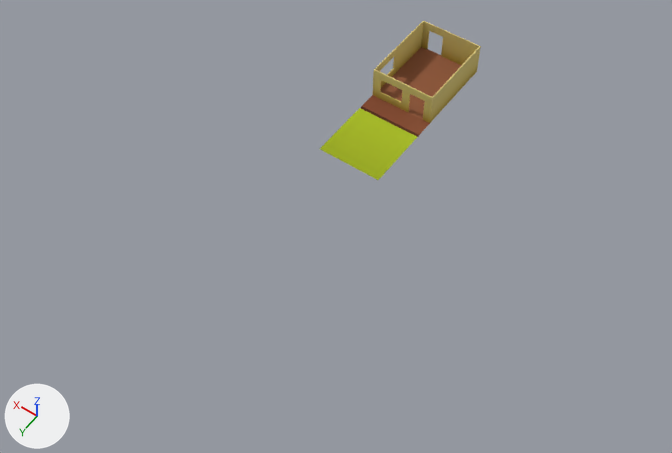
A saved change to the FBX model Assets/ASSETS/Mesh/SM_HouseEnvironment_01.fbx.
Rendered twice from a camera (50 mm lens) standing at (-26.4, 58.9, 58.0) and looking at (1.6, 19.7, -3.5). Lighting does not change. The marker at lower left points along +X, +Y and +Z. Where no turn or scale is listed for an object, it has been applied to the vertices. Vertices at the same position are counted once.

Names of what the first picture shows: 'SM_HouseEnvironment_01'.
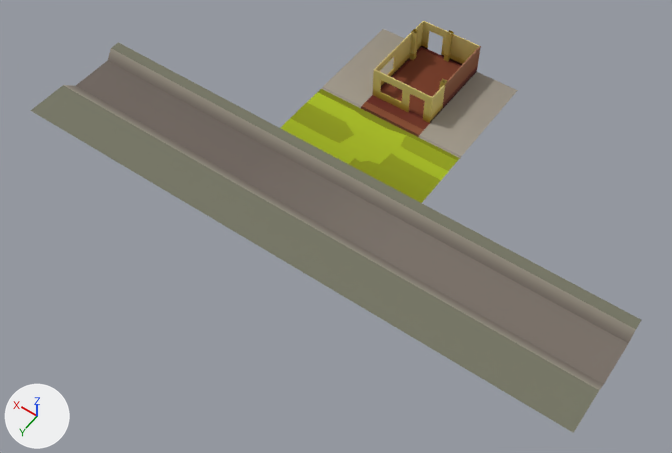
What differs and where, as boxes (x1, y1, x2, y2) in the pictures (672 x 453 px):
'SM_HouseEnvironment_01', reshaped (277% wider, 158% taller)
    before: (320, 21, 481, 180)
    after: (31, 21, 641, 433)
part 1 of me_plane_005, built on
    before: (320, 41, 478, 180)
    after: (31, 29, 641, 433)
part 2 of me_plane_005, surface changed (yellow to brown)
    both: (380, 46, 481, 103)

What the commit changed:
me_plane_005 is used by ob_sm_houseenvironment_01; location (0.0, 0.0, 0.0).
me_plane_005 had 344 vertices, 342 faces and spanned x 0.0..6.0, y 0.0..16.0, z -0.1..3.0.
me_plane_005 now has 512 vertices, 473 faces and spans x -23.2..29.2, y 0.0..27.0, z -1.0..3.2.
Part 1, on me_plane_005:
51 faces are deleted.
100 vertices are added at x -4.2..10.2, y 0.0..21.8, z -1.0..3.2.
7 new vertices lie (4.2, 0.0, 0.0) away from vertices in x 6.0, y 0.0..16.0, z -0.1..0.0.
7 new vertices lie (-4.2, 0.0, 0.0) away from vertices in x 0.0, y 0.0..16.0, z -0.1..0.0.
8 new vertices lie (0.0, 1.0, 0.0) away from vertices in x -4.2..10.2, y 8.0..16.0, z 0.0.
5 new vertices lie (0.0, 1.3, 1.0) away from vertices in x -4.2..10.2, y 21.8, z -1.0.
5 new vertices lie (0.0, 3.9, 0.0) away from vertices in x -4.2..10.2, y 23.1, z 0.0.
6 new vertices lie (19.0, 0.0, 0.0) away from vertices in x 10.2, y 16.0..27.0, z -1.0..0.0.
6 new vertices lie (-19.0, 0.0, 0.0) away from vertices in x -4.2, y 16.0..27.0, z -1.0..0.0.
12 new vertices lie (0.5, 0.0, 0.0) away from vertices in x 0.0..2.8, y 0.0..6.1, z 0.0..3.2.
6 new vertices lie (4.2, 0.0, 0.0) away from vertices in x -4.2..6.0, y 10.4..14.5, z 0.0.
6 new vertices lie (0.4, 0.0, 0.0) away from vertices in x 5.5, y 1.6..2.1, z 0.0..3.2.
182 new faces join them.
me_plane_005 part 2: 61 kept faces spanning x 0.0..6.0, y 0.0..8.0, z 0.0..3.0 get new texture (UV) coordinates.
